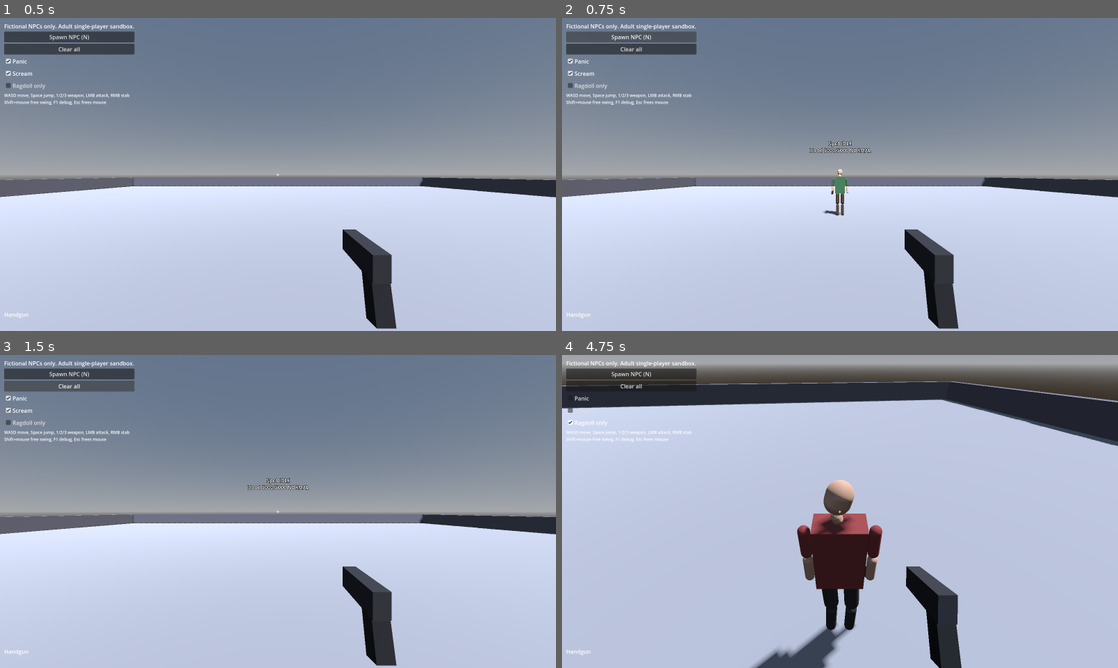
Above: before the commit, frames 1-4 (two rows, left to right).
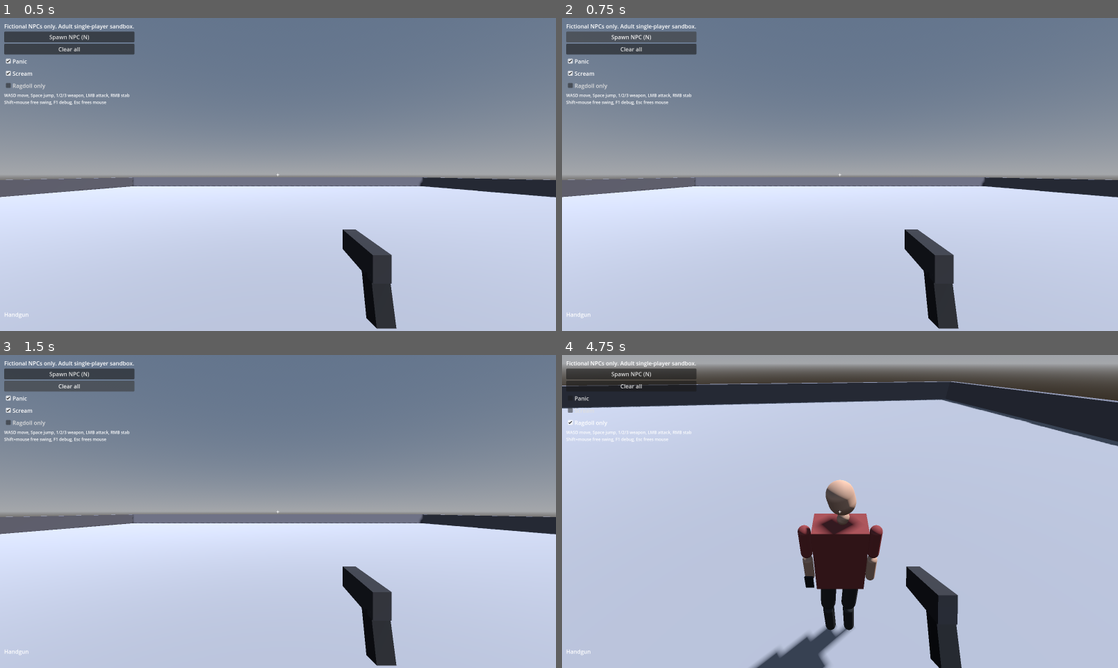
Above: after the commit, the same moments.

Repository: karlxclaude/idk
Game: Godot game, scene res://scenes/main.tscn
The game is run twice, just before and just after one commit, with the same random seed, the same clock (stepped at 60 frames per second) and the same inputs.
Inputs (mouse positions are in pixels of both pictures, inside the frame that each line leads up to):
- Up to frame 1 (0.5 s): no input
- Up to frame 2 (0.75 s): click "Spawn NPC (N)" at 0.5 s
- Up to frame 3 (1.5 s): click "Clear all" at 1.25 s
- Up to frame 4 (4.75 s): click "Panic" at 2 s; click "Scream" at 2.75 s; click "Ragdoll only" at 3.5 s; tap Enter at 4.25 s; move the mouse to (867, 511) at 4.27 s; hold W from 4.28 s (still down); tap N at 4.35 s; click (867, 511) at 4.42 s; tap Space at 4.52 s

Frame 1 is identical in both runs. In frame 2, 0.4% of the frame differs, in the area x 44-56%, y 39-64%; in frame 3, 0.2%; in frame 4, 1.0%, in the area x 40-58%, y 41-98%.

Commit message:
FX/UI: spawn NPCs facing the player, dark irregular blood pool under the torso
Co-Authored-By: Claude Opus 5.5 <noreply@anthropic.com>
Claude-Session: https://claude.ai/code/session_016an5bSTKRtYiSnENA6skbR

Diff:
--- a/data/gore.json
+++ b/data/gore.json
@@ -9,7 +9,7 @@
   "max_wound_emitters": 40,
   "wound_emitter": {"amount": 24, "lifetime": 0.6, "min_flow": 0.02, "flow_ref": 25.0, "speed_min": 0.6, "speed_max": 3.5, "drop_interval": 0.3, "drop_chance_per_flow": 0.05},
   "stump": {"flow": 30.0, "duration": 6.0, "burst": 40},
-  "pool": {"enabled": true, "max_radius": 1.4, "min_radius": 0.15, "radius_per_sqrt_l …(99 unchanged characters)…
+  "pool": {"enabled": true, "max_radius": 1.2, "color": "#4a0000", "specular": 0.25, "roughness": 0.25, "opacity": 0.92, "edge_jaggedness": 0.25, "max_torso_height": 0.5, "min_radius": 0.15, "radius_per_sqrt_l …(99 unchanged characters)…
   "audio": {
     "log_recent": 24, "max_players": 6, "blip_volume_db": -22.0,
     "cues": {
--- a/scripts/fx/gore_fx.gd
+++ b/scripts/fx/gore_fx.gd
@@ -25,6 +25,7 @@
 	max_decals = int(cfg.get("max_decals", 120))
 	_blood_color = Color(String(cfg.get("blood_color", "#7a0b0b")))
 	_decal_tex = _make_decal_texture()
+	_pool_material = _make_pool_material()
 	_build_burst_pool()
 	GameEvents.npc_wounded.connect(_on_wounded)
 	GameEvents.npc_part_severed.connect(_on_severed)
@@ -310,6 +311,12 @@
 			continue
 		var target := clampf(float(pc.get("radius_per_sqrt_lost", 0.03)) * sqrt(lost),
 			float(pc.get("min_radius", 0.15)), float(pc.get("max_radius", 1.4)))
+		var torso := center
+		if is_instance_valid(npc.body):
+			torso = npc.body.get_part_global_transform(BodyIds.Part.TORSO).origin
+		var res := _world_ray(torso + Vector3.UP * 0.3, torso + Vector3.DOWN * 3.0)
+		if res.is_empty() or torso.y - res.position.y > float(pc.get("max_torso_height", 0.5)):
+			continue  # still falling / not on the floor yet
 		var pool: Dictionary
 		if _pools.has(id):
 			pool = _pools[id]
@@ -317,12 +324,9 @@
 			pool = _create_pool(npc, id, int(pc.get("max_pools", 12)))
 		if target > pool.radius:
 			pool.radius = target
-		var res := _world_ray(center + Vector3.UP * 0.5, center + Vector3.DOWN * 3.0)
-		if res.is_empty():
-			continue
 		var node: MeshInstance3D = pool.node
-		var p: Vector3 = res.position
-		if not pool.placed or Vector2(p.x - node.global_position.x, p.z - node.global_position.z).length() > 0.5:
+		var p: Vector3 = Vector3(torso.x, res.position.y, torso.z)
+		if not pool.placed:
 			node.global_position = p + Vector3.UP * 0.012
 			pool.placed = true
 		node.scale = Vector3(pool.radius, 1.0, pool.radius)
@@ -342,23 +346,41 @@
 			_pools[oldest].node.queue_free()
 		_pools.erase(oldest)
 	var mi := MeshInstance3D.new()
-	var cyl := CylinderMesh.new()
-	cyl.top_radius = 1.0
-	cyl.bottom_radius = 1.0
-	cyl.height = 0.004
-	cyl.radial_segments = 20
-	cyl.rings = 1
-	var m := StandardMaterial3D.new()
-	m.albedo_color = Color(_blood_color.r * 0.8, _blood_color.g * 0.8, _blood_color.b * 0.8)
-	m.roughness = 0.15
-	m.metallic_specular = 0.8
-	cyl.material = m
-	mi.mesh = cyl
+	var pm := PlaneMesh.new()
+	pm.size = Vector2(2, 2)
+	pm.material = _pool_material
+	mi.mesh = pm
 	mi.cast_shadow = GeometryInstance3D.SHADOW_CASTING_SETTING_OFF
 	add_child(mi)
 	var pool := {"node": mi, "radius": 0.0, "npc": npc, "placed": false}
 	_pools[id] = pool
 	return pool
+
+
+var _pool_material: StandardMaterial3D
+
+
+func _make_pool_material() -> StandardMaterial3D:
+	var pc: Dictionary = cfg.get("pool", {})
+	var n := FastNoiseLite.new()
+	n.frequency = 0.9
+	n.seed = 7
+	var sz := 128
+	var img := Image.create(sz, sz, false, Image.FORMAT_RGBA8)
+	var jag := float(pc.get("edge_jaggedness", 0.25))
+	for y in sz:
+		for x in sz:
+			var v := Vector2((x + 0.5) / sz * 2.0 - 1.0, (y + 0.5) / sz * 2.0 - 1.0)
+			var d := v.length() / (1.0 + jag * n.get_noise_2d(v.x * 3.0, v.y * 3.0))
+			var a := clampf((1.0 - d) / 0.25, 0.0, 1.0)
+			img.set_pixel(x, y, Color(1, 1, 1, a * float(pc.get("opacity", 0.92))))
+	var m := StandardMaterial3D.new()
+	m.albedo_texture = ImageTexture.create_from_image(img)
+	m.albedo_color = Color(String(pc.get("color", "#550505")))
+	m.transparency = BaseMaterial3D.TRANSPARENCY_ALPHA
+	m.roughness = float(pc.get("roughness", 0.12))
+	m.metallic_specular = float(pc.get("specular", 0.25))
+	return m
 
 
 func _make_decal_texture() -> Texture2D:
--- a/scripts/ui/main.gd
+++ b/scripts/ui/main.gd
@@ -49,7 +49,7 @@
 	pos.y = 0.05
 	var to_player := player.global_position - pos
 	to_player.y = 0.0
-	var basis := Basis.looking_at(to_player.normalized() if to_player.length() > 0.1 else Vector3.FORWARD)
+	var basis := Basis.looking_at(to_player.normalized() if to_player.length() > 0.1 else Vector3.FORWARD, Vector3.UP, true)  # +Z = body front
 	_spawn_count += 1
 	return Npc.spawn(npc_root, Transform3D(basis, pos), 1000 + _spawn_count)
 
